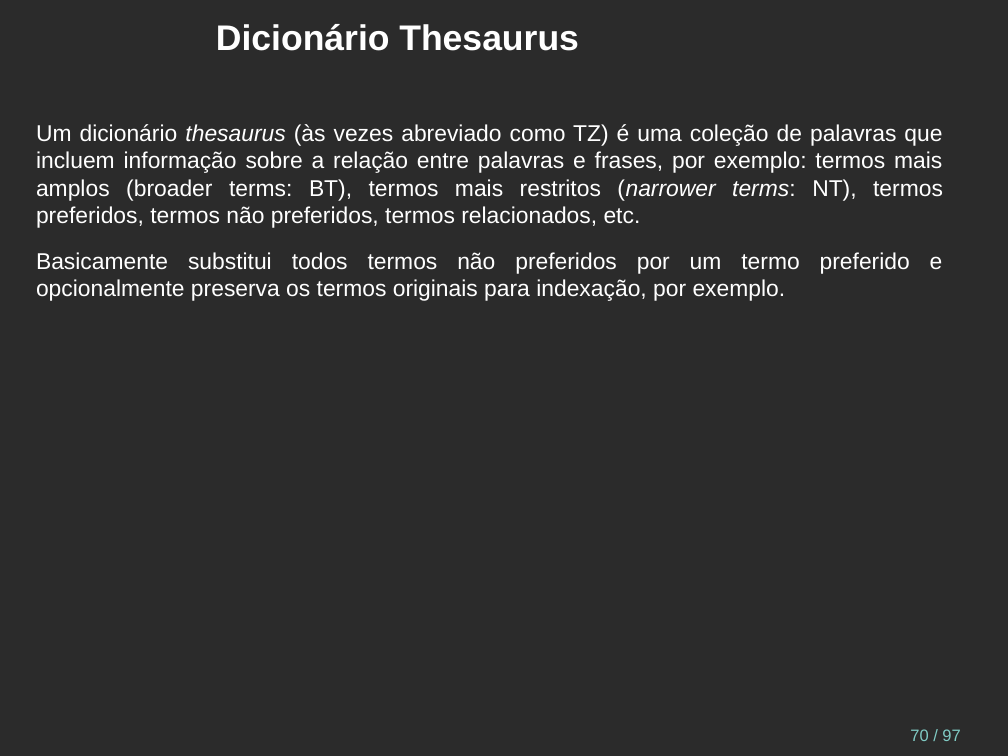
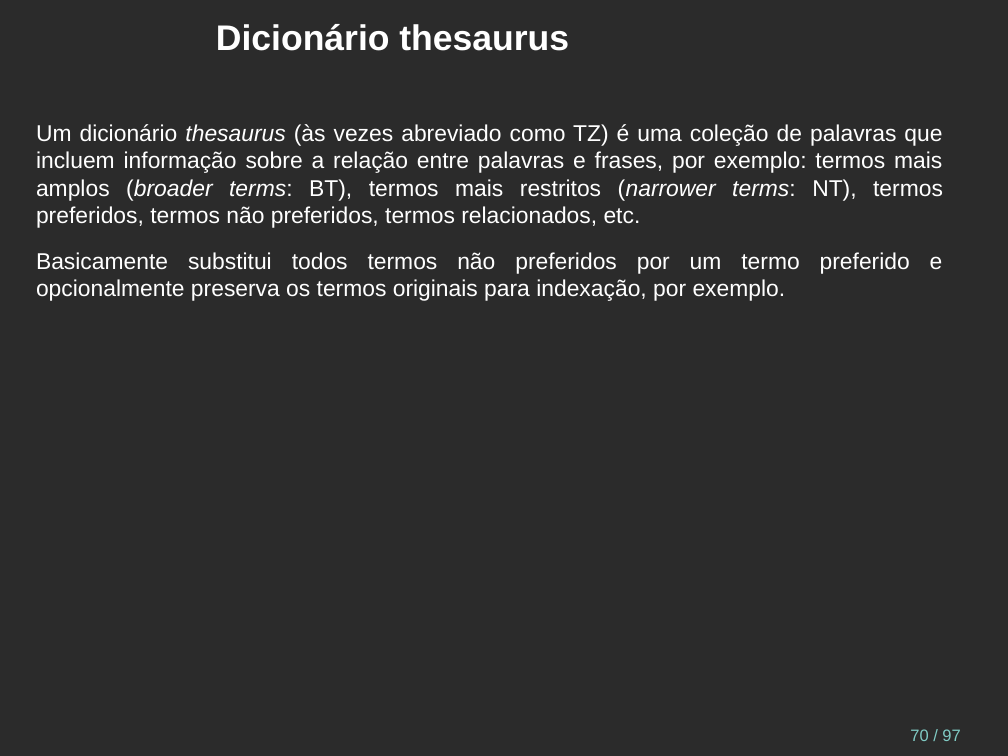
Before and after one commit to juliano777/db_fts, a slide deck: slide 70 of fts_pt-br.odp. Drawn at 1008x756 pixels with LibreOffice and Linux fonts; fonts in the diff are those of the drawing; background and template pictures are left out; a plain dark background stands for a picture behind light text. Boxes give left, top, right and bottom in pixels: in the first picture for what was removed or moved away, otherwise in the second. Text is boxed around its words. In the diff, an @@ line names an element or a change of style, - is before the commit and + after.

```diff
--- a/fts_pt-br.odp
+++ b/fts_pt-br.odp
@@ title at (216, 24, 569, 51): text changed @@
-Dicionário Thesaurus
+Dicionário thesaurus
@@ text at (36, 124, 943, 228): italic on in "(broader terms:" @@
```
Also in this commit, not shown: 13 other slides changed, 6 other files.
